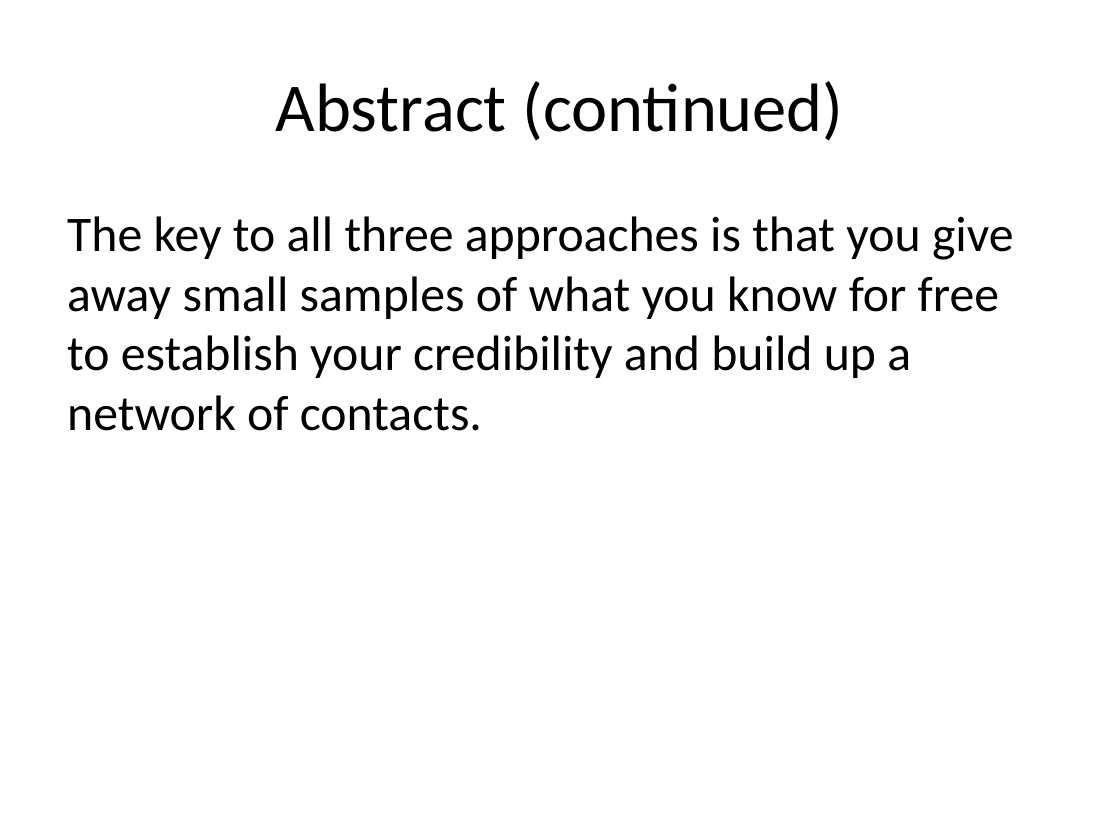
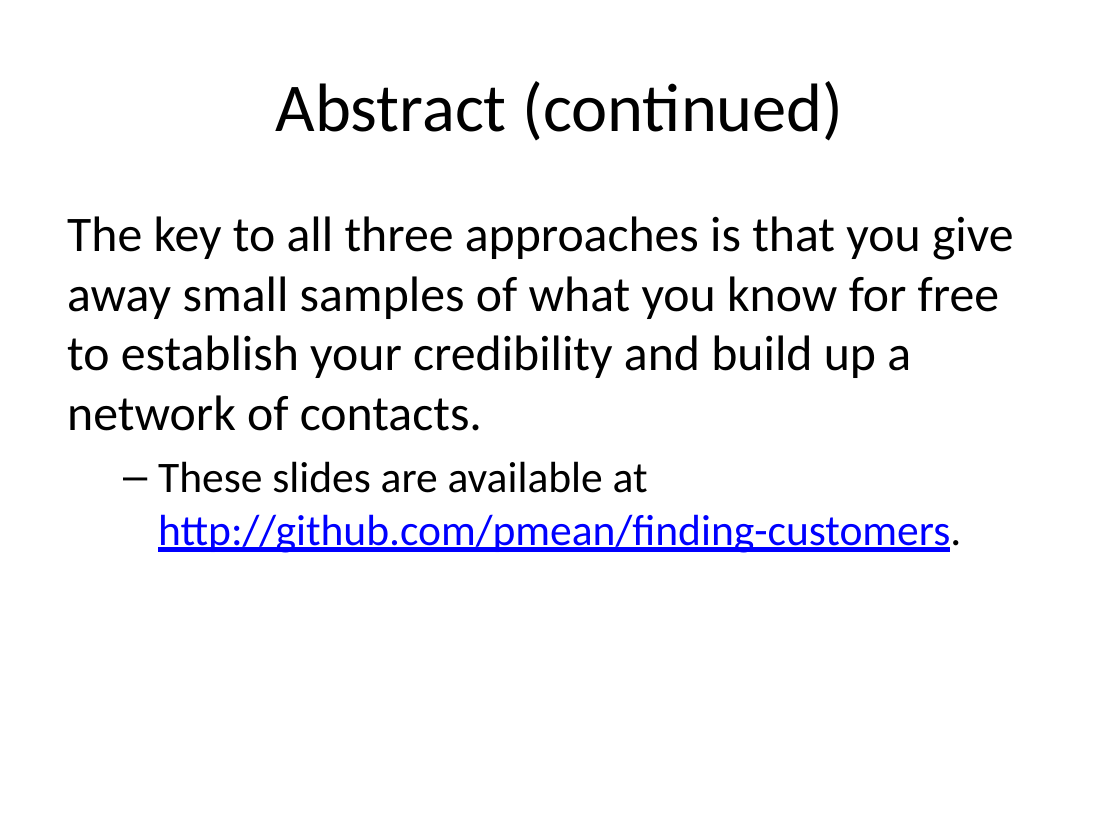
Before and after one commit to pmean/finding-customers, a slide deck: slide 3 of finding-customers.pptx. Drawn at 1120x840 pixels with LibreOffice and Linux fonts; fonts in the diff are those of the drawing. Boxes give left, top, right and bottom in pixels: in the first picture for what was removed or moved away, otherwise in the second. Text is boxed around its words. In the diff, an @@ line names an element or a change of style, - is before the commit and + after.

```diff
--- a/finding-customers.pptx
+++ b/finding-customers.pptx
@@ text at <box>158,461,961,553</box>: paragraph added @@
+  – These slides are available at http://github.com/pmean/finding-customers.
```
Also in this commit, not shown: 8 other slides changed, 9 slides added, 1 other file.
